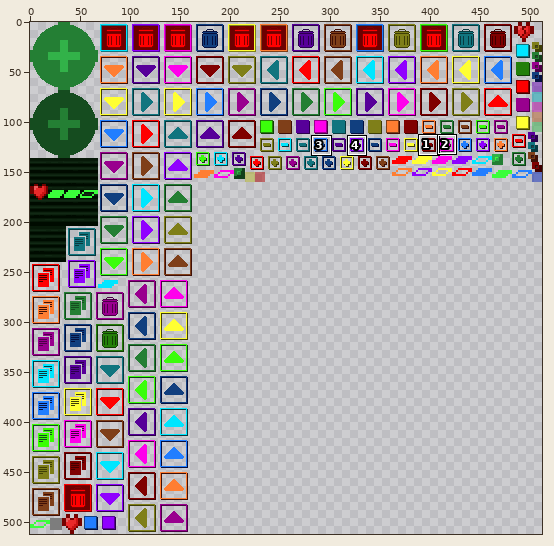
Sprite sheet -- html5game/Ashes Battle Assistant_texture_2.png. The picture above shows the old version from afar; the outline marks the close-up.
Close-up. Old version:
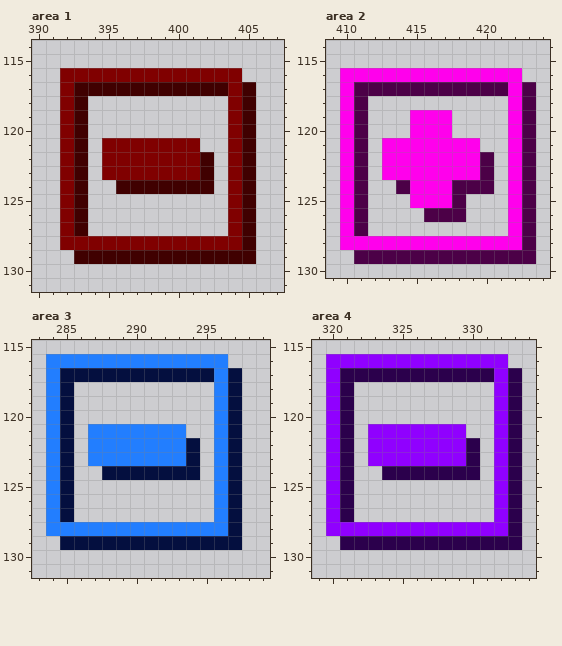
The file is 512x512 pixels. Colours within 5 levels of each other are drawn and written as one. Shown: area 1: x 390..407, y 114..131; area 2: x 409..424, y 114..130; area 3: x 283..299, y 115..131; area 4: x 319..334, y 115..131. The commit also changed other parts of the picture, which this record leaves out.
Once edited:
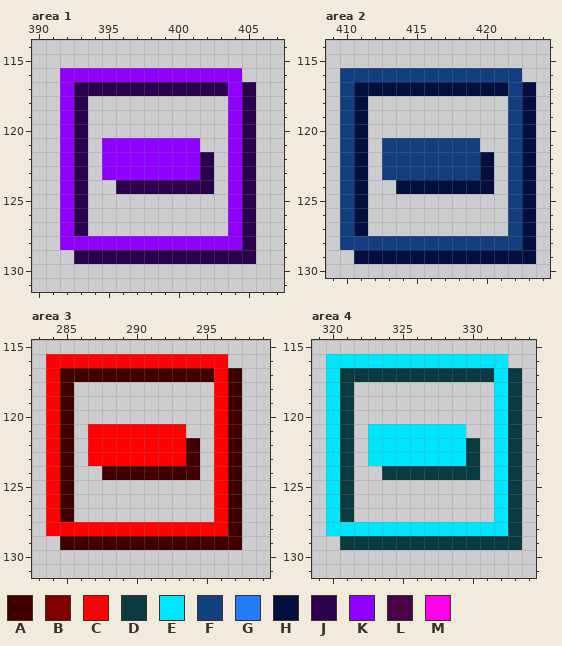
Palette (. is transparent): A #400000  B #800000  C #ff0000  D #083a3f  E #00e6ff  F #113f7f  G #227eff  H #040f3f  J #2b004c  K #9000ff  L #4c0047  M #ff00ec
Changes in this commit:
--- area 1
@@ x 390..407 @@
 115 ..................
-116 ..BBBBBBBBBBBBB...
-117 ..BAAAAAAAAAAABA..
-118 ..BA..........BA..
-119 ..BA..........BA..
-120 ..BA..........BA..
-121 ..BA.BBBBBBB..BA..
-122 ..BA.BBBBBBBA.BA..
-123 ..BA.BBBBBBBA.BA..
-124 ..BA..AAAAAAA.BA..
-125 ..BA..........BA..
-126 ..BA..........BA..
-127 ..BA..........BA..
-128 ..BBBBBBBBBBBBBA..
-129 ...AAAAAAAAAAAAA..
+116 ..KKKKKKKKKKKKK...
+117 ..KJJJJJJJJJJJKJ..
+118 ..KJ..........KJ..
+119 ..KJ..........KJ..
+120 ..KJ..........KJ..
+121 ..KJ.KKKKKKK..KJ..
+122 ..KJ.KKKKKKKJ.KJ..
+123 ..KJ.KKKKKKKJ.KJ..
+124 ..KJ..JJJJJJJ.KJ..
+125 ..KJ..........KJ..
+126 ..KJ..........KJ..
+127 ..KJ..........KJ..
+128 ..KKKKKKKKKKKKKJ..
+129 ...JJJJJJJJJJJJJ..
 130 ..................
--- area 2
@@ x 409..424 @@
 115 ................
-116 .MMMMMMMMMMMMM..
-117 .MLLLLLLLLLLLML.
-118 .ML..........ML.
-119 .ML...MMM....ML.
-120 .ML...MMM....ML.
-121 .ML.MMMMMMM..ML.
-122 .ML.MMMMMMML.ML.
-123 .ML.MMMMMMML.ML.
-124 .ML..LMMMLLL.ML.
-125 .ML...MMML...ML.
-126 .ML....LLL...ML.
-127 .ML..........ML.
-128 .MMMMMMMMMMMMML.
-129 ..LLLLLLLLLLLLL.
+116 .FFFFFFFFFFFFF..
+117 .FHHHHHHHHHHHFH.
+118 .FH..........FH.
+119 .FH..........FH.
+120 .FH..........FH.
+121 .FH.FFFFFFF..FH.
+122 .FH.FFFFFFFH.FH.
+123 .FH.FFFFFFFH.FH.
+124 .FH..HHHHHHH.FH.
+125 .FH..........FH.
+126 .FH..........FH.
+127 .FH..........FH.
+128 .FFFFFFFFFFFFFH.
+129 ..HHHHHHHHHHHHH.
 130 ................
--- area 3
@@ x 283..299 @@
 115 .................
-116 .GGGGGGGGGGGGG...
-117 .GHHHHHHHHHHHGH..
-118 .GH..........GH..
-119 .GH..........GH..
-120 .GH..........GH..
-121 .GH.GGGGGGG..GH..
-122 .GH.GGGGGGGH.GH..
-123 .GH.GGGGGGGH.GH..
-124 .GH..HHHHHHH.GH..
-125 .GH..........GH..
-126 .GH..........GH..
-127 .GH..........GH..
-128 .GGGGGGGGGGGGGH..
-129 ..HHHHHHHHHHHHH..
+116 .CCCCCCCCCCCCC...
+117 .CAAAAAAAAAAACA..
+118 .CA..........CA..
+119 .CA..........CA..
+120 .CA..........CA..
+121 .CA.CCCCCCC..CA..
+122 .CA.CCCCCCCA.CA..
+123 .CA.CCCCCCCA.CA..
+124 .CA..AAAAAAA.CA..
+125 .CA..........CA..
+126 .CA..........CA..
+127 .CA..........CA..
+128 .CCCCCCCCCCCCCA..
+129 ..AAAAAAAAAAAAA..
 130 .................
--- area 4
@@ x 319..334 @@
 115 ................
-116 .KKKKKKKKKKKKK..
-117 .KJJJJJJJJJJJKJ.
-118 .KJ..........KJ.
-119 .KJ..........KJ.
-120 .KJ..........KJ.
-121 .KJ.KKKKKKK..KJ.
-122 .KJ.KKKKKKKJ.KJ.
-123 .KJ.KKKKKKKJ.KJ.
-124 .KJ..JJJJJJJ.KJ.
-125 .KJ..........KJ.
-126 .KJ..........KJ.
-127 .KJ..........KJ.
-128 .KKKKKKKKKKKKKJ.
-129 ..JJJJJJJJJJJJJ.
+116 .EEEEEEEEEEEEE..
+117 .EDDDDDDDDDDDED.
+118 .ED..........ED.
+119 .ED..........ED.
+120 .ED..........ED.
+121 .ED.EEEEEEE..ED.
+122 .ED.EEEEEEED.ED.
+123 .ED.EEEEEEED.ED.
+124 .ED..DDDDDDD.ED.
+125 .ED..........ED.
+126 .ED..........ED.
+127 .ED..........ED.
+128 .EEEEEEEEEEEEED.
+129 ..DDDDDDDDDDDDD.
 130 ................
Pixel boxes of the changes (left, top, right, bottom) in both close-ups:
changed: (60, 68, 256, 264)
changed: (340, 68, 536, 264)
changed: (46, 354, 242, 550)
changed: (326, 354, 522, 550)
